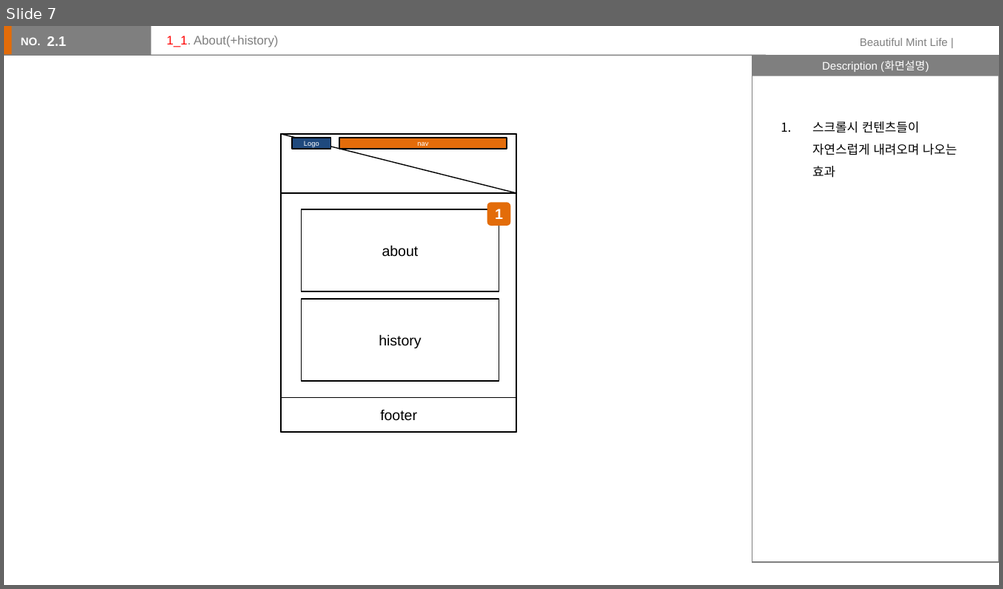
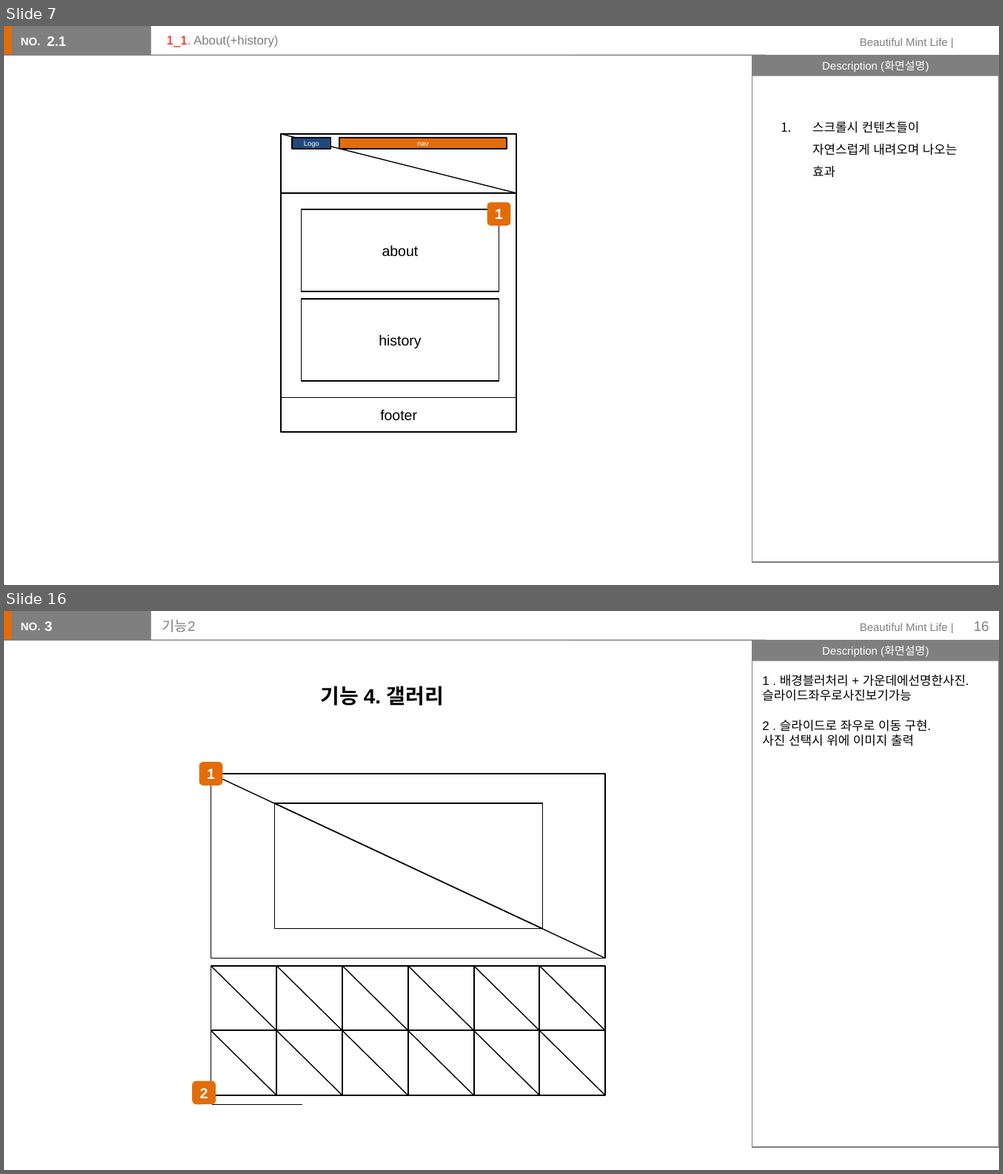
Before and after one commit to lsh58/homework, a slide deck: 스토리보드수행과제/스토리보드수행과제.pptx. Shown one above the other, each under a label of ours: slide 7 before the commit, slides 7 and 16 after it; the slides between them are not shown. The pictures are 1003x589 and 1003x1174 pixels, drawn with LibreOffice and Linux fonts; fonts in the diff are those of the drawing. Boxes give left, top, right and bottom in pixels: in the first picture for what was removed or moved away, otherwise in the second. Text is boxed around its words. In the diff, an @@ line names an element or a change of style, - is before the commit and + after.

```diff
--- a/스토리보드수행과제/스토리보드수행과제.pptx
+++ b/스토리보드수행과제/스토리보드수행과제.pptx
@@ slide 16 added at (4,611,999,1170), background #FFFFFF; not listed: 7 template elements that a slide beside it also shows @@
@@ text added at (45,621,52,631), 10 pt, text #FFFFFF, bold @@
+3
@@ title added at (162,619,196,632), 10 pt, text #7F7F7F @@
+기능2
@@ page number added at (973,621,989,631), 10 pt, text #7F7F7F @@
+16
@@ text added at (762,675,969,746), 9 pt, text #000000 @@
+1 . 배경블러처리 + 가운데에선명한사진. 슬라이드좌우로사진보기가능
+2 . 슬라이드로 좌우로 이동 구현.
+사진 선택시 위에 이미지 출력
@@ text added at (321,686,444,706), 15 pt, text #000000, bold @@
+기능 4. 갤러리
@@ rounded rectangle added at (199,762,223,786), fill #E36C09, 10.5 pt, text #FFFFFF, bold @@
+1
@@ rounded rectangle added at (192,1082,216,1105), fill #E36C09, 10.5 pt, text #FFFFFF, bold @@
+2
@@ group added at (211,774,605,1105): 15 lines, 14 rectangles @@
```
Also in this commit, not shown: 5 slides changed, 7 other slides added, 1 slide removed, 2 other files.
